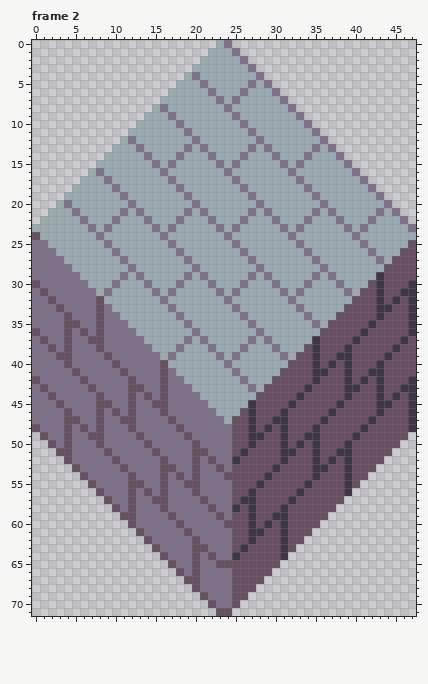
Two versions of one pixel-art file, resources/asesprite/Blocks Bricks.aseprite. Above: the version before the commit.
48x72 pixels, 6 frames. Shown: frame 2. The commit also changed other frames, which this record leaves out.
Now the later version:
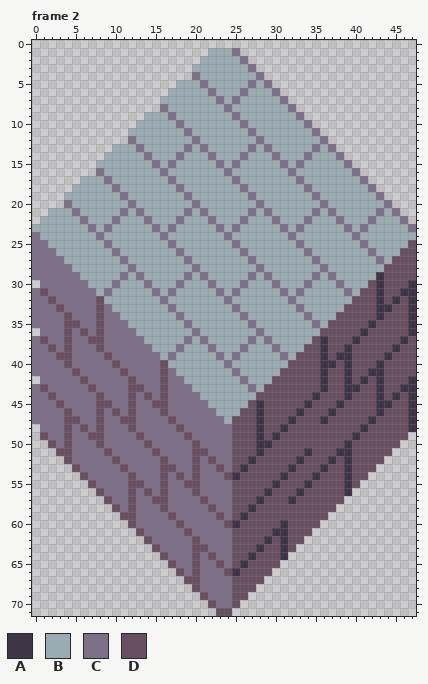
Palette (. is transparent): A #3e3546  B #9babb2  C #7f708a  D #694f62
Difference:
layer "Diffuse" added
layer "Bricks" removed
--- frame 2
@@ x 21..26 @@
- 0 ..BC..
+ 0 ......
  1 .BBBC.
@@ x 17..21 @@
  3 ...BB
- 4 ..BCB
+ 4 ...CB
  5 .BBBC
@@ x 13..17 @@
  7 ...BB
- 8 ..BCB
+ 8 ...CB
  9 .BBBC
@@ x 9..13 @@
 11 ...BB
-12 ..BCB
+12 ...CB
 13 .BBBC
@@ x 5..9 @@
 15 ...BB
-16 ..BCB
+16 ...CB
 17 .BBBC
@@ x 1..5 @@
 19 ...BB
-20 ..BCB
+20 ...CB
 21 .BBBC
@@ x 0..2 @@
 23 BBB
-24 DBB
+24 CBB
 25 CCB
@@ x 0..2 @@
 29 CCC
-30 DCC
+30 .CC
 31 CDC
@@ x 0..47 @@
 35 CCCCDDCCDCCCBBBBBBBCBBBBBBBCBBBBBBBCBDDDDDADDDDA
-36 DCCCDCDCDCCCCBBBBBBBCBBBBBBBCBBBBBBBDDDDDADDDDDA
-37 CDCCDCCDDCCCCCBBBBBCBCBBBBBCBCBBBBBADDDDADDDDDAD
-38 CCDCDCCCDCCCCCCBBBCBBBCBBBCBBBCBBBDADDDADDDDDADD
-39 CCCDDCCCCDCCCCCCBCBBBBBCBCBBBBBCBDDADDAADDDDADDD
-40 CCCCDCCCCCDCCCCCDBBBBBBBCBBBBBBBDDDADADADDDADDDD
-41 CCCCCDCCCCCDCCCCDCBBBBBBBCBBBBBDDDDAADDADDAADDDD
-42 DCCCCCDCCCCCDCCCDCCBBBBBBBCBBBDDDDDADDDADADADDDA
-43 CDCCCCCDCCCCDDCCDCCCBBBBBBBCBDDDDDADDDDAADDADDAA
-44 CCDCCCCCDCCCDCDCDCCCCBBBBBBBDDDDDADDDDDADDDADADA
-45 CCCDCCCCDDCCDCCDDCCCCCBBBBBADDDDADDDDDADDDDAADDA
-46 CCCCDCCCDCDCDCCCDCCCCCCBBBDADDDADDDDDADDDDDADDDA
-47 CCCCDDCCDCCDDCCCCDCCCCCCBDDADDAADDDDADDDDDADDDDA
-48 DCCCDCDCDCCCDCCCCCDCCCCCCDDADADADDDADDDDDADDDDDA
-49 .DCCDCCDDCCCCDCCCCCDCCCCCDDAADDADDAADDDDADDDDDD.
-50 ..DCDCCCDCCCCCDCCCCCDCCCCDDADDDADADADDDADDDDDD..
-51 ...DDCCCCDCCCCCDCCCCDDCCCDADDDDAADDADDAADDDDD...
-52 ....DCCCCCDCCCCCDCCCDCDCCADDDDDADDDADADADDDD....
-53 .....DCCCCCDCCCCDDCCDCCDCDDDDDADDDDAADDADDD.....
-54 ......DCCCCCDCCCDCDCDCCCDDDDDADDDDDADDDADD......
-55 .......DCCCCDDCCDCCDDCCCCDDDADDDDDADDDDAD.......
-56 ........DCCCDCDCDCCCDCCCCDDADDDDDADDDDDA........
-57 .........DCCDCCDDCCCCDCCCDAADDDDADDDDDD.........
-58 ..........DCDCCCDCCCCCDCCADADDDADDDDDD..........
-59 ...........DDCCCCDCCCCCDCDDADDAADDDDD...........
-60 ............DCCCCCDCCCCCDDDADADADDDD............
-61 .............DCCCCCDCCCCCDDAADDADDD.............
-62 ..............DCCCCCDCCCCDDADDDADD..............
-63 ...............DCCCCDDCCCDADDDDAD...............
-64 ................DCCCDCDCCADDDDDA................
-65 .................DCCDCCDDDDDDDD.................
-66 ..................DCDCCCCDDDDD..................
+36 .CCCDCDCDCCCCBBBBBBBCBBBBBBBCBBBBBBBDDDDDADDDDDA
+37 CDCCDCCDDCCCCCBBBBBCBCBBBBBCBCBBBBBDADDDADDDDDAD
+38 CCDCDCCCDCCCCCCBBBCBBBCBBBCBBBCBBBDDADDADDDDDADD
+39 CCCDDCCCCDCCCCCCBCBBBBBCBCBBBBBCBDDDADAADDDDADDD
+40 CCCCDCCCCCDCCCCCDBBBBBBBCBBBBBBBDDDDAADADDDADDDD
+41 CCCCCDCCCCCDCCCCDCBBBBBBBCBBBBBDDDDDADDADDAADDDD
+42 .CCCCCDCCCCCDCCCDCCBBBBBBBCBBBDDDDDDADDADADADDDA
+43 CDCCCCCDCCCCDDCCDCCCBBBBBBBCBDDDDDDDADDAADDADDAA
+44 CCDCCCCCDCCCDCDCDCCCCBBBBBBBDDDDDDDADDDADDDADADA
+45 CCCDCCCCDDCCDCCDDCCCCCBBBBBDADDDDDADDDADDDDAADDA
+46 CCCCDCCCDCDCDCCCDCCCCCCBBBDDADDDDADDDADDDDDADDDA
+47 CCCCDDCCDCCDDCCCCDCCCCCCBDDDADDDADDDADDDDDADDDDA
+48 .CCCDCDCDCCCDCCCCCDCCCCCCDDDADDADDDDDDDDDADDDDDA
+49 .DCCDCCDDCCCCDCCCCCDCCCCCDDDADADDDDDDDDDADDDDDD.
+50 ..DCDCCCDCCCCCDCCCCCDCCCCDDDAADDDDDDDDDADDDDDD..
+51 ...DDCCCCDCCCCCDCCCCDDCCCDDDADDDDDADDDAADDDDD...
+52 ....DCCCCCDCCCCCDCCCDCDCCDDADDDDDADDDADADDDD....
+53 .....DCCCCCDCCCCDDCCDCCDCDADDDDDADDDADDADDD.....
+54 ......DCCCCCDCCCDCDCDCCCDADDDDDADDDADDDADD......
+55 .......DCCCCDDCCDCCDDCCCCDDDDDADDDADDDDAD.......
+56 ........DCCCDCDCDCCCDCCCCDDDDADDDADDDDDA........
+57 .........DCCDCCDDCCCCDCCCDDDADDDADDDDDD.........
+58 ..........DCDCCCDCCCCCDCCDDADDDDDDDDDD..........
+59 ...........DDCCCCDCCCCCDCDADDDDDDDDDD...........
+60 ............DCCCCCDCCCCCDADDDDDADDDD............
+61 .............DCCCCCDCCCCCDDDDDAADDD.............
+62 ..............DCCCCCDCCCCDDDDADADD..............
+63 ...............DCCCCDDCCCDDDADDAD...............
+64 ................DCCCDCDCCDDADDDA................
+65 .................DCCDCCDCDADDDD.................
+66 ..................DCDCCCDADDDD..................
 67 ...................DDCCCCDDDD...................
Boxes around the changes in both pictures, in picture pixels (x1, y1, x2, y2):
erased: (152, 40, 232, 112)
erased: (56, 136, 128, 208)
changed: (32, 232, 40, 240)
erased: (32, 280, 40, 288)
erased: (32, 328, 40, 336)
changed: (224, 336, 328, 576)
erased: (32, 376, 40, 384)
erased: (32, 424, 40, 432)
